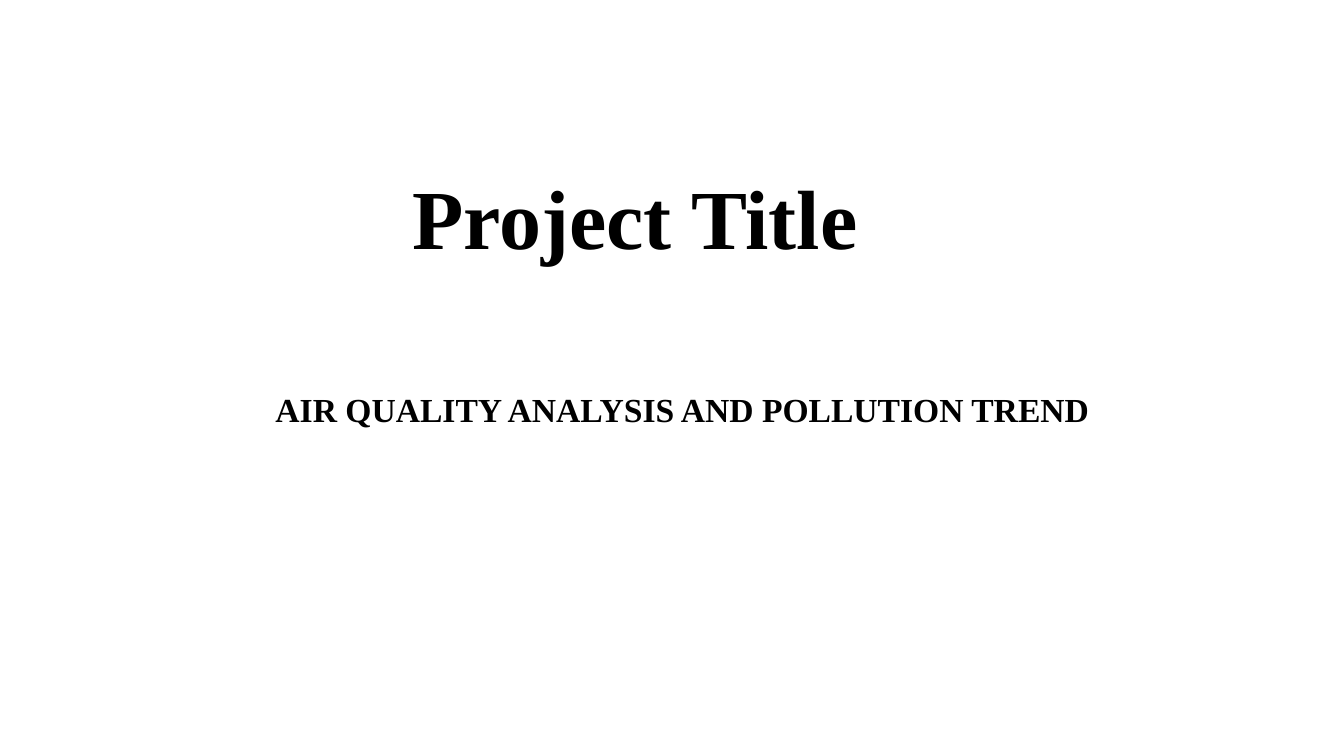
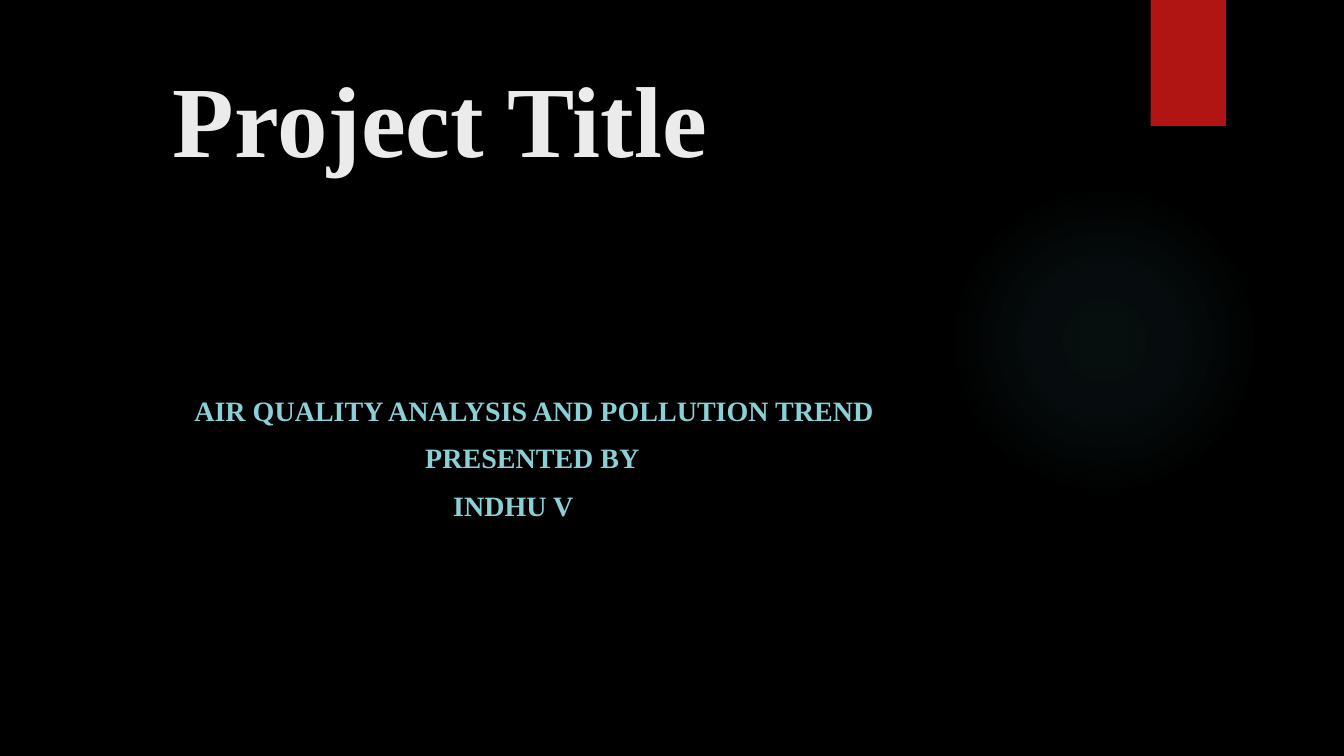
Before and after one commit to Indhu815/Global-Air-Quality-Analysis-and-Pollution-Trend, a slide deck: slide 1 of AIR QUALITY ANALYSIS AND POLLUTION TREND .pptx. Drawn at 1344x756 pixels with LibreOffice and Linux fonts; fonts in the diff are those of the drawing; background and template pictures are left out. Boxes give left, top, right and bottom in pixels: in the first picture for what was removed or moved away, otherwise in the second. Text is boxed around its words. In the diff, an @@ line names an element or a change of style, - is before the commit and + after.

```diff
--- a/AIR QUALITY ANALYSIS AND POLLUTION TREND .pptx
+++ b/AIR QUALITY ANALYSIS AND POLLUTION TREND .pptx
@@ background #FFFFFF to picture (left out) @@
@@ rectangle added at (1150, 0, 1226, 126), fill #B01513 @@
@@ title "Project Title": place and size @@
-title "Project Title" at (412, 190, 857, 264)
+title "Project Title" at (173, 87, 706, 176)
@@ title "Project Title" at (173, 87, 706, 176): size 60 to 72 pt, text colour #000000 to #EBEBEB; alignment centre to left; line spacing 0.9 to 1 @@
@@ ellipse added at (949, 185, 1259, 495), fill gradient #50B9C1 @@
@@ subtitle at (194, 402, 873, 426): size 24 to 20 pt, text colour #000000 to #8AD0D6 in "AIR QUALITY ANALYSIS AND POLLUTION TREND"; alignment centre to left; line spacing 0.9 to 1 @@
@@ subtitle at (425, 449, 639, 517): paragraphs added @@
+PRESENTED BY
+INDHU V
```
Also in this commit, not shown: 7 other slides changed.
